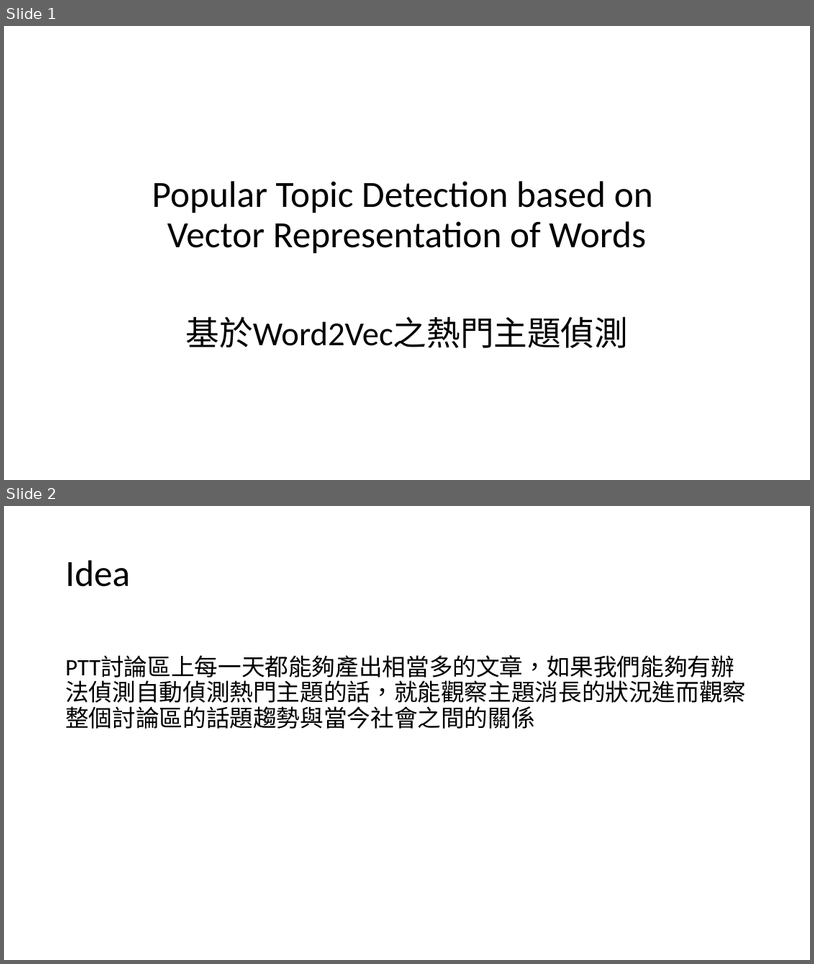
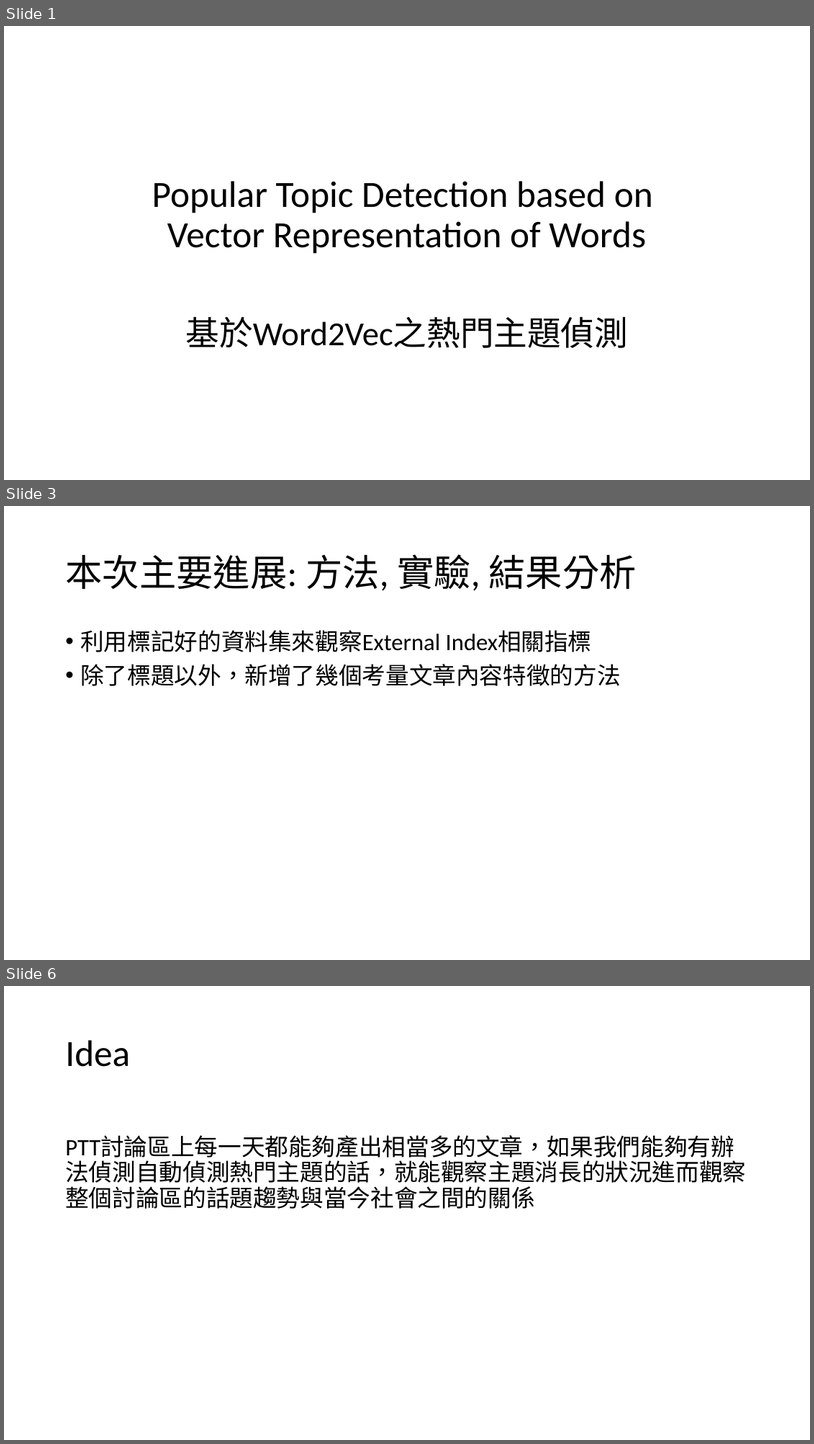
Before and after one commit to ZhongTing/HotTopicDetection, a slide deck: Hot-Topic-Detection.pptx. Shown one above the other, each under a label of ours: slides 1 and 2 before the commit, slides 1, 3 and 6 after it; the slides between them are not shown. The pictures are 814x964 and 814x1444 pixels, drawn with LibreOffice and Linux fonts; fonts in the diff are those of the drawing. Boxes give left, top, right and bottom in pixels: in the first picture for what was removed or moved away, otherwise in the second. Text is boxed around its words. In the diff, an @@ line names an element or a change of style, - is before the commit and + after.

Commit message:
更新實驗數據

```diff
--- a/Hot-Topic-Detection.pptx
+++ b/Hot-Topic-Detection.pptx
@@ slide 3 added at box(4, 506, 810, 960), background #FFFFFF @@
@@ title added at box(65, 554, 636, 591), 44 pt, text #000000 @@
+本次主要進展: 方法, 實驗, 結果分析
@@ text added at box(80, 630, 620, 686), 28 pt, text #000000 @@
+• 利用標記好的資料集來觀察External Index相關指標
+• 除了標題以外，新增了幾個考量文章內容特徵的方法
@@ what was slide 2 is now slide 6 @@
```
Also in this commit, not shown: 11 slides changed, 23 other slides added, 3 slides removed, 12 other files.
